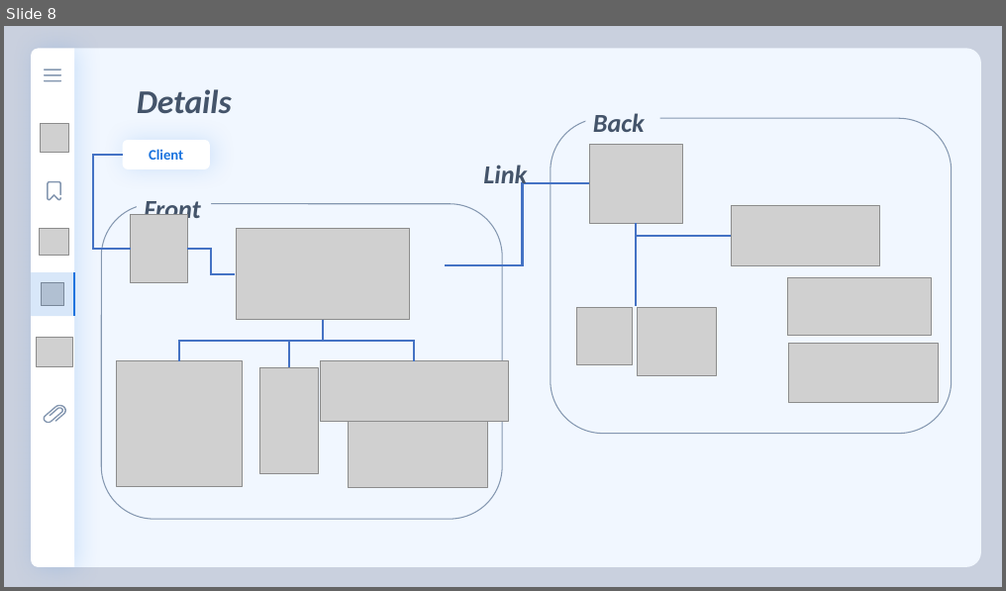
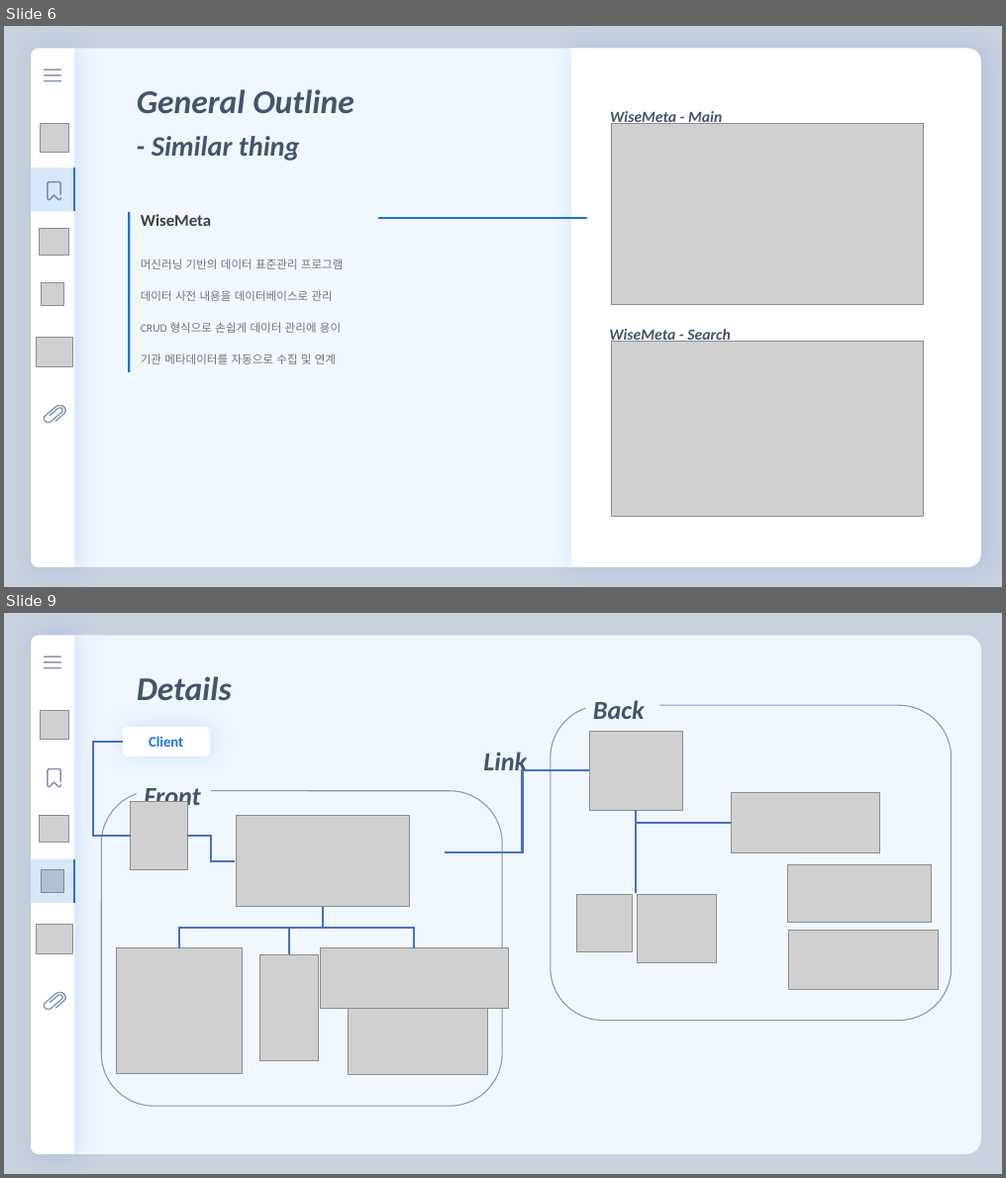
Before and after one commit to florentious/AutoGenerating_VariableName, a slide deck: Text/Presentation/presentation_ver0_3.pptm. Shown one above the other, each under a label of ours: slide 8 before the commit, slides 6 and 9 after it; the slides between them are not shown. The pictures are 1006x591 and 1006x1178 pixels, drawn with LibreOffice and Linux fonts; fonts in the diff are those of the drawing; grey boxes stand for pictures. Boxes give left, top, right and bottom in pixels: in the first picture for what was removed or moved away, otherwise in the second. Text is boxed around its words. In the diff, an @@ line names an element or a change of style, - is before the commit and + after.

```diff
--- a/Text/Presentation/presentation_ver0_3.pptm
+++ b/Text/Presentation/presentation_ver0_3.pptm
@@ slide 6 added at box(4, 26, 1002, 587), background #C9D0DE @@
@@ round same rect added at box(74, 49, 982, 568), fill #F1F7FF @@
@@ round same rect added at box(571, 49, 982, 568), fill #FFFFFF @@
@@ text added at box(137, 89, 353, 113), 32 pt, text #44546A, bold, italic @@
+General Outline
@@ text added at box(610, 109, 722, 127), 15 pt, text #44546A, bold, italic @@
+WiseMeta - Main
@@ text added at box(152, 136, 300, 161), 27 pt, text #44546A, bold, italic @@
+- Similar thing
@@ picture added at box(611, 124, 923, 305) @@
@@ table added at box(31, 168, 74, 211), 1 rows, 1 columns @@
+
@@ line added from (129, 212) to (129, 372), #1A73DE 2.25 pt @@
@@ text added at box(141, 214, 344, 365), 11 pt, text #767171 @@
+WiseMeta
+머신러닝 기반의 데이터 표준관리 프로그램
+데이터 사전 내용을 데이터베이스로 관리
+CRUD 형식으로 손쉽게 데이터 관리에 용이
+기관 메타데이터를 자동으로 수집 및 연계
@@ line added from (378, 218) to (587, 218), #1A73DE 2 pt @@
@@ group added at box(31, 48, 74, 568): 4 pictures, 3 rounded rectangles, 2 freeform shapes, 1 round same rect @@
@@ text added at box(609, 329, 731, 344), 15 pt, text #44546A, bold, italic @@
+WiseMeta - Search
@@ picture added at box(611, 341, 923, 517) @@
@@ what was slide 8 is now slide 9 @@
```
Also in this commit, not shown: 14 slides changed, 4 other slides added, 3 slides removed, 2 other files.
